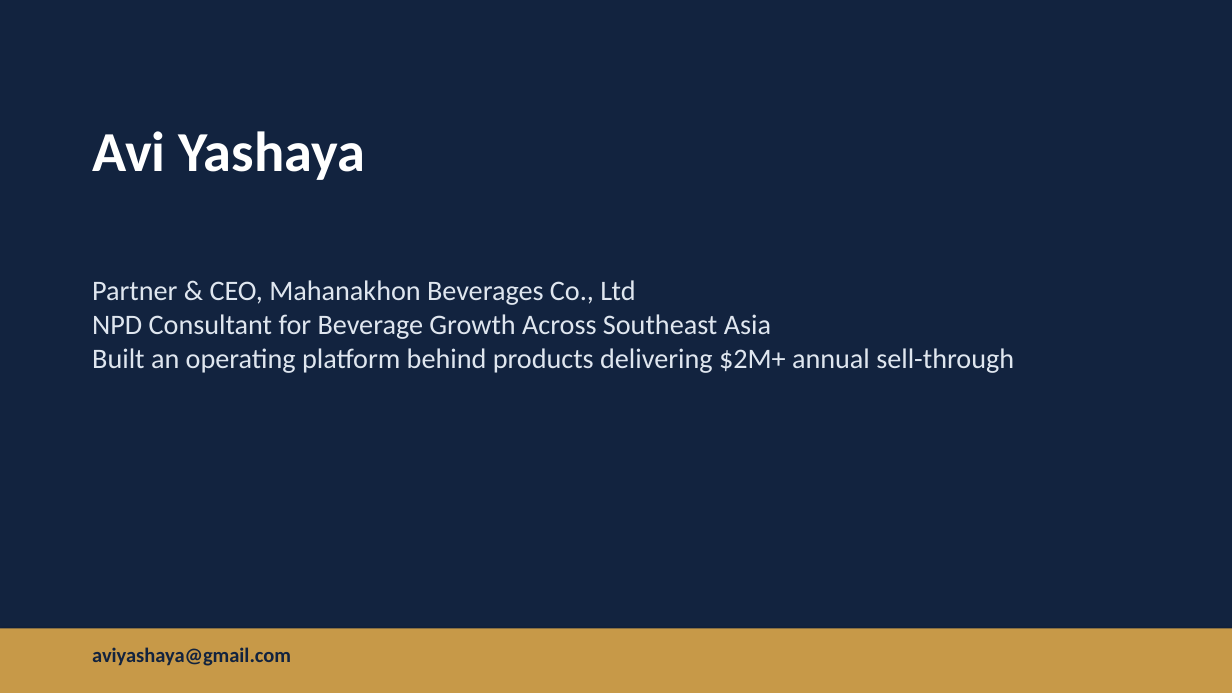
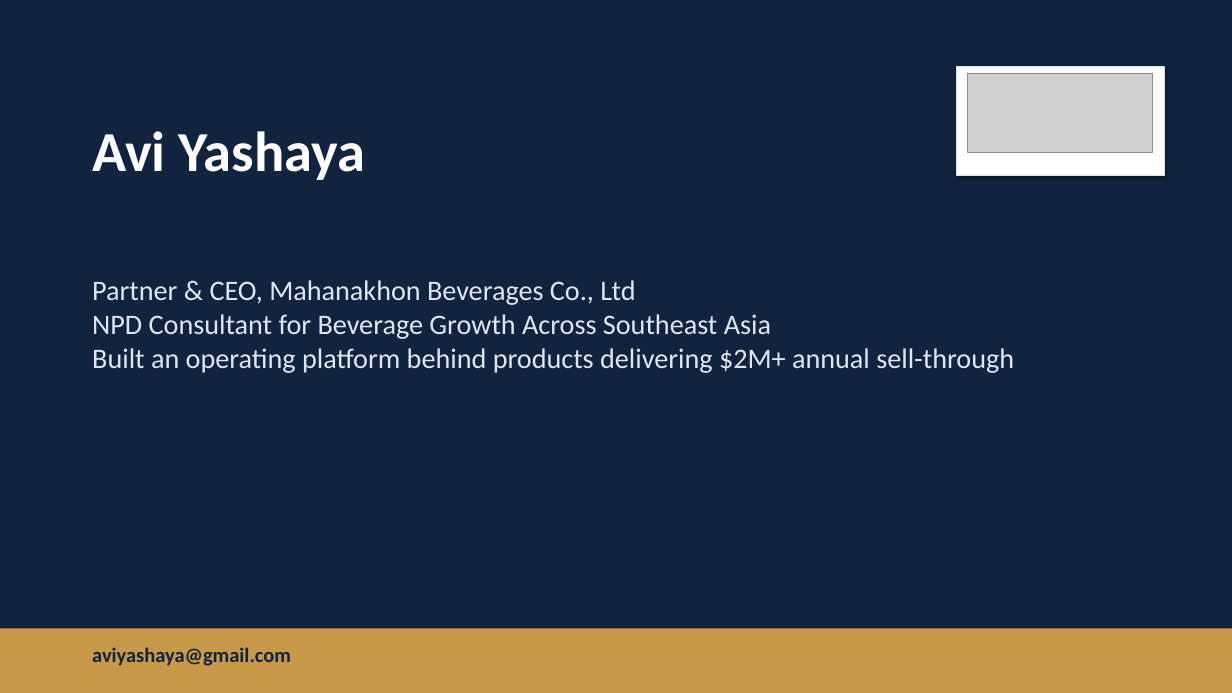
Before and after one commit to aviyashaya-tech/Cults, a slide deck: slide 1 of decks/avi-yashaya-consulting-deck.pptx. Drawn at 1232x693 pixels with LibreOffice and Linux fonts; fonts in the diff are those of the drawing; grey boxes stand for pictures. Boxes give left, top, right and bottom in pixels: in the first picture for what was removed or moved away, otherwise in the second. Text is boxed around its words. In the diff, an @@ line names an element or a change of style, - is before the commit and + after.

```diff
--- a/decks/avi-yashaya-consulting-deck.pptx
+++ b/decks/avi-yashaya-consulting-deck.pptx
@@ rectangle added at (x1=957, y1=67, x2=1165, y2=176), fill #FFFFFF, outline #D8DFE8 0.75 pt @@
@@ picture added at (x1=968, y1=73, x2=1153, y2=152) @@
```
Also in this commit, not shown: 1 slide added, 7 other files.
